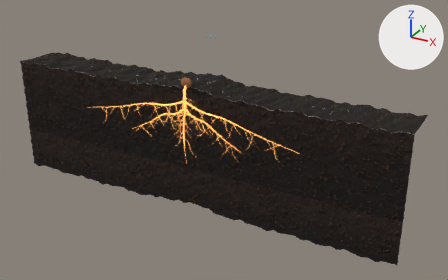
The glTF model public/assets/start-lifecycle-live.glb as it was, and as the next commit left it.
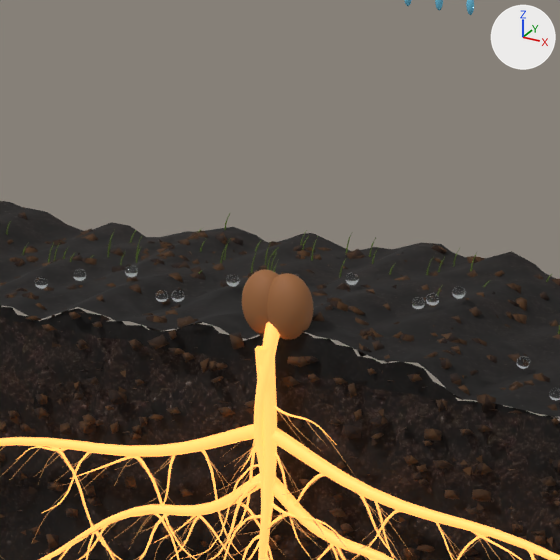
The first picture shows the older version from a camera (50 mm lens) standing at (9.4, -14.76, 6.11) and looking at (0.9, 0.7, -1.62). The close-ups show the older and then the newer version on the part from 32% to 51% of the width and 13% to 43% of the height of that picture. Only the edits that show in the close-ups are written down. Arrows for +X, +Y and +Z are at upper right; the lights stay in place. Where no turn or scale is listed for an object, it has been applied to the vertices.

The first close-up shows 'Blender soil cutaway', 'Guide root 0', 'Guide root 1', 'Guide root 2', 'Guide root 3', 'Guide root 4', 'Root trunk', 'Sphere.256', 'Sphere.257' and 2 more.
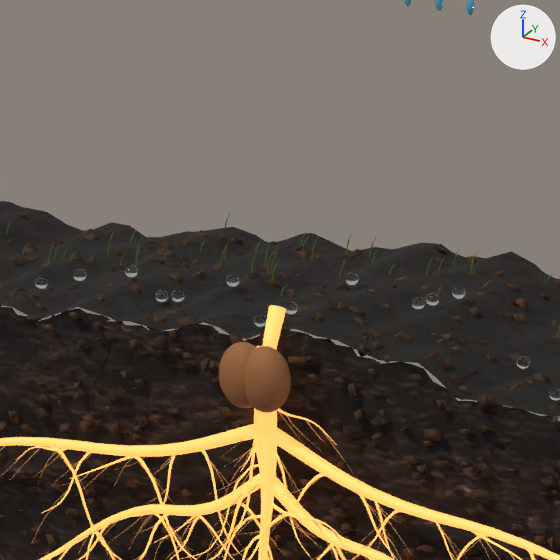
Where the change shows, as pixel boxes [x1, y1, x2, y2] in the close-ups (560 x 560 px):
'Sphere.257', moved: before [267, 273, 313, 340]; after [245, 346, 291, 413]
'Sphere.256', moved: before [242, 270, 278, 334]; after [219, 342, 256, 408]

The edits, one by one:
Object 'Sphere.256' (ob_sphere_256) moves from (-0.057, 0.03, 0.296) to (-0.057, -0.173, 0.017).
Object 'Sphere.257' (ob_sphere_257) moves from (0.057, 0.03, 0.296) to (0.057, -0.173, 0.017).
